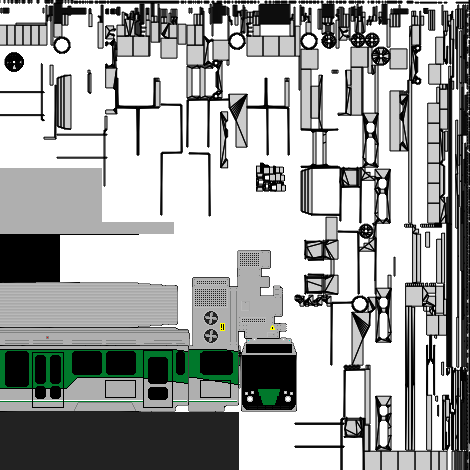
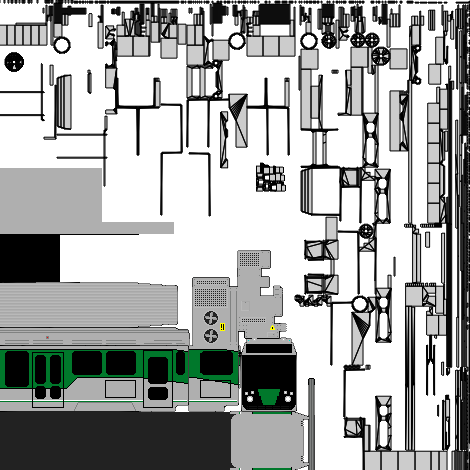
The second 470x470 image is a revision of the first. Changes to its layers:
added layer "Ends" above "Roof" over [230, 379, 314, 470]
painted on "Solid Colors" over [230, 412, 239, 470]
painted on "Dropped Buffer" over [0, 0, 470, 470]
